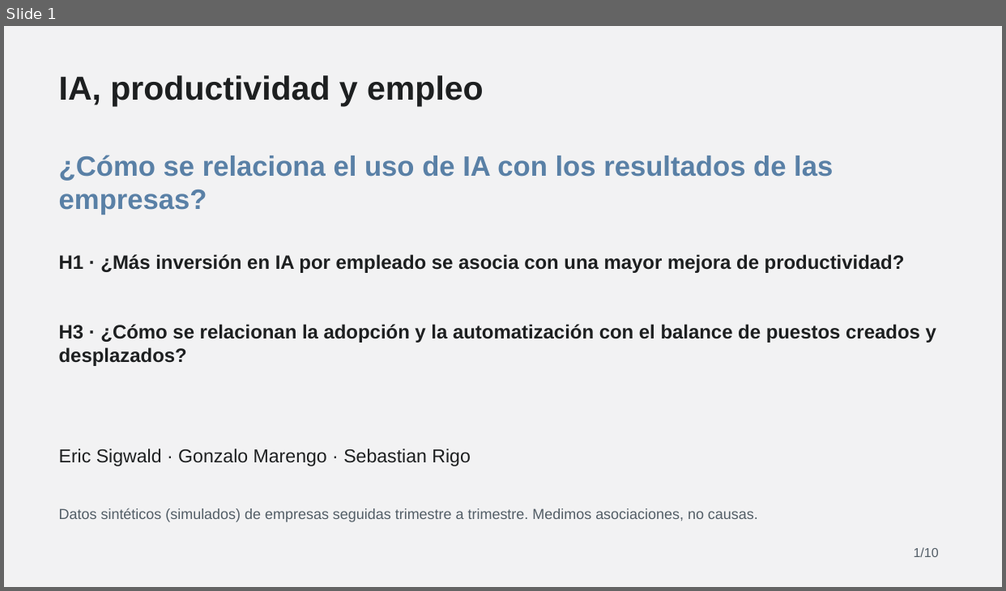
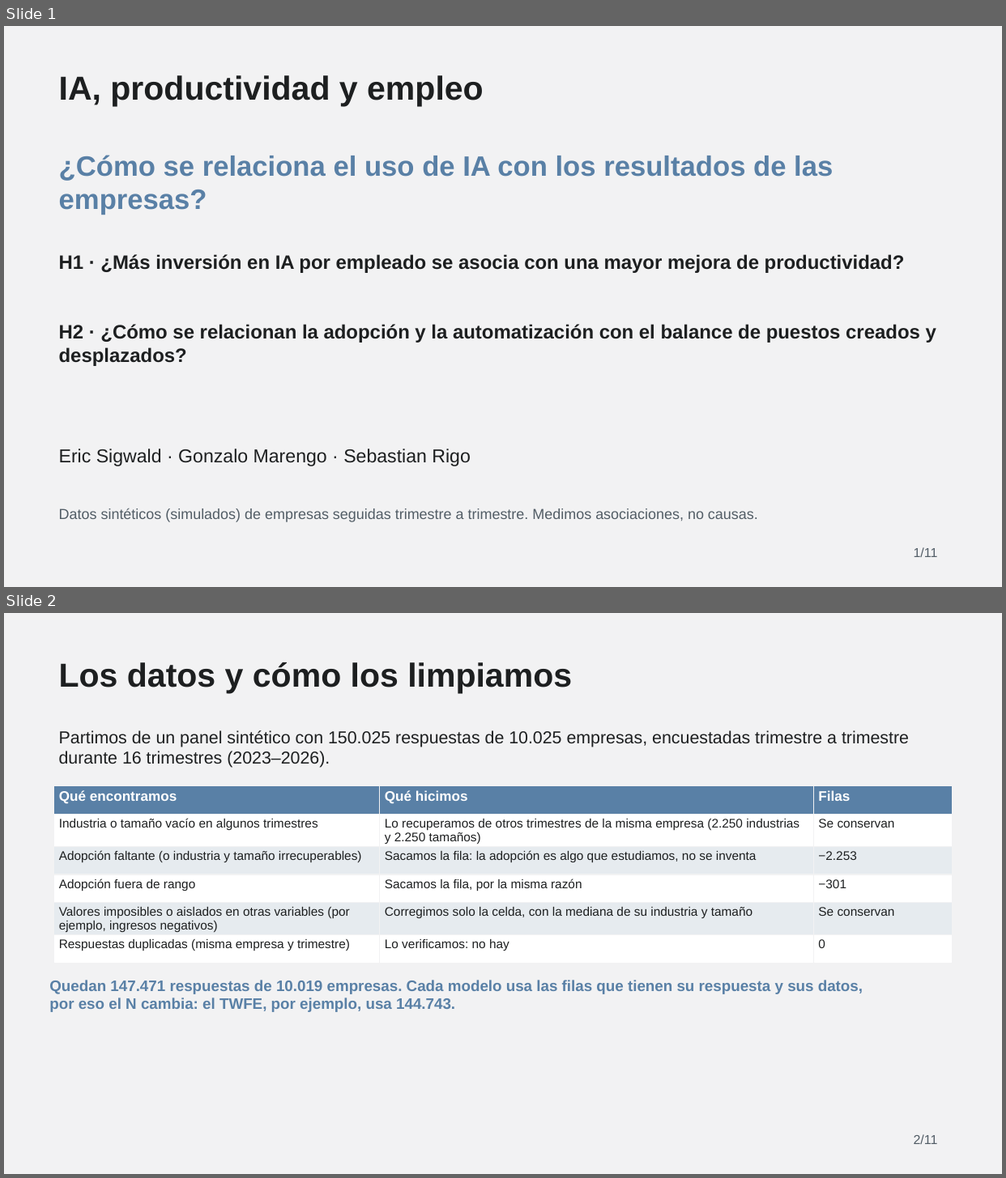
Before and after one commit to Ericsig/DiploDatos, a slide deck: deck/IA_en_las_empresas_presentation_v3.pptx. Shown one above the other, each under a label of ours: slide 1 before the commit, slides 1 and 2 after it. The pictures are 1006x591 and 1006x1178 pixels, drawn with LibreOffice and Linux fonts; fonts in the diff are those of the drawing. Boxes give left, top, right and bottom in pixels: in the first picture for what was removed or moved away, otherwise in the second. Text is boxed around its words. In the diff, an @@ line names an element or a change of style, - is before the commit and + after.

```diff
--- a/deck/IA_en_las_empresas_presentation_v3.pptx
+++ b/deck/IA_en_las_empresas_presentation_v3.pptx
@@ slide 2 added at <box>4,613,1002,1174</box>, background #F2F2F3 @@
@@ text added at <box>59,662,572,693</box>, 48 pt, text #1D1F20, bold @@
+Los datos y cómo los limpiamos
@@ text added at <box>59,730,909,768</box>, 25 pt, text #1D1F20 @@
+Partimos de un panel sintético con 150.025 respuestas de 10.025 empresas, encuestadas trimestre a trimestre durante 16 trimestres (2023–2026).
@@ table added at <box>54,786,952,967</box>, 6 rows, 3 columns @@
+Qué encontramos | Qué hicimos | Filas
+Industria o tamaño vacío en algunos trimestres | Lo recuperamos de otros trimestres de la misma empresa (2.250 industrias y 2.250 tamaños) | Se conservan
+Adopción faltante (o industria y tamaño irrecuperables) | Sacamos la fila: la adopción es algo que estudiamos, no se inventa | −2.253
+Adopción fuera de rango | Sacamos la fila, por la misma razón | −301
+Valores imposibles o aislados en otras variables (por ejemplo, ingresos negativos) | Corregimos solo la celda, con la mediana de su industria y tamaño | Se conservan
+Respuestas duplicadas (misma empresa y trimestre) | Lo verificamos: no hay | 0
@@ text added at <box>49,980,863,1012</box>, 22 pt, text #5980A6, bold @@
+Quedan 147.471 respuestas de 10.019 empresas. Cada modelo usa las filas que tienen su respuesta y sus datos, por eso el N cambia: el TWFE, por ejemplo, usa 144.743.
@@ text added at <box>914,1135,938,1144</box>, 18.8 pt, text #525D66 @@
+2/11
@@ slide 1 changed as well @@
@@ text at <box>59,324,936,366</box>: text changed @@
-H3 · ¿Cómo se relacionan la adopción y la automatización con el balance de puestos creados y desplazados?
+H2 · ¿Cómo se relacionan la adopción y la automatización con el balance de puestos creados y desplazados?
@@ text at <box>914,548,938,557</box>: text changed @@
-1/10
+1/11
```
Also in this commit, not shown: 9 other slides changed, 13 other files.
